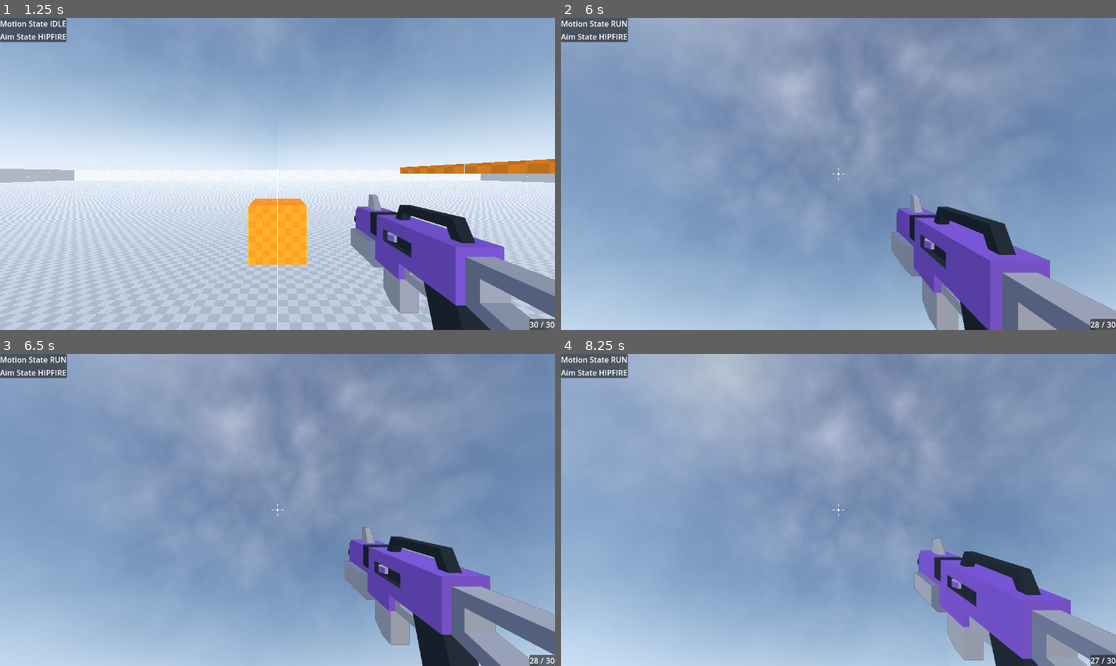
Above: before the commit, frames 1-4 (two rows, left to right).
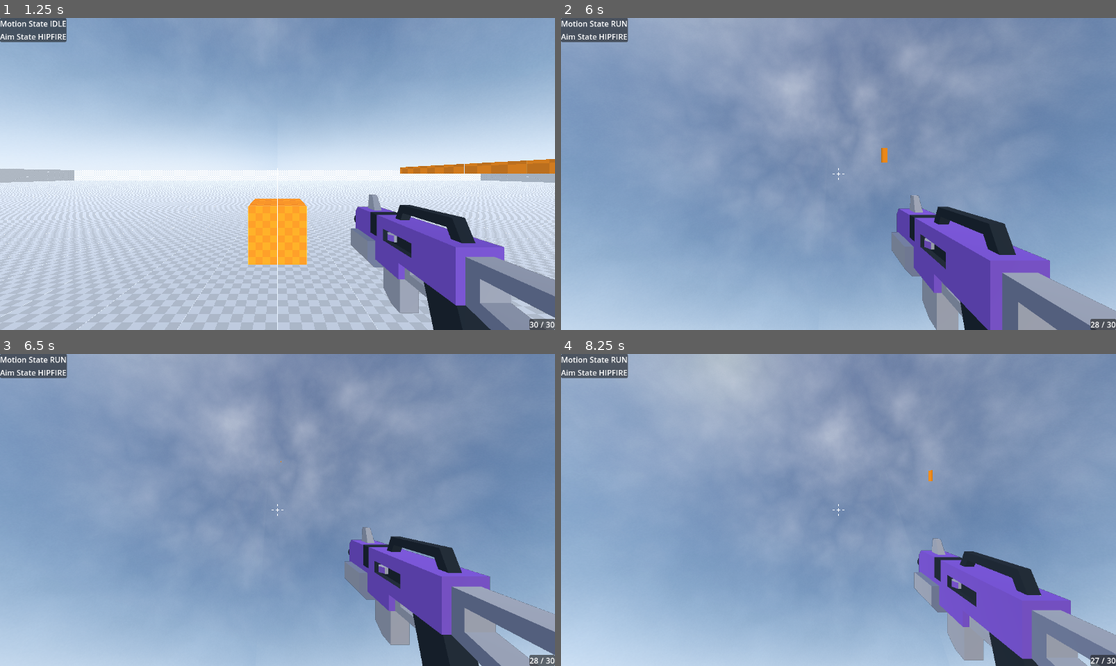
Above: after the commit, the same moments.

Repository: Emaleth/Anathema_old
Game: Godot game, scene res://source/main_menu/main_menu.tscn
Same seed, same stepped clock (60 frames per second), same inputs: the game is played once before the commit and once after it.
Inputs (mouse positions are in pixels of both pictures, inside the frame that each line leads up to):
- Up to frame 1 (1.25 s): click "Play" at 0.5 s
- Up to frame 2 (6 s): move the mouse to (866, 174) at 1.27 s; hold C (crouch) 1.28-2.03 s; hold W (move_forward) from 1.28 s (still down); click (866, 174) at 1.42 s; tap Space (jump) at 1.52, 2.27, 3.77, 4.52, 5.27 s; move the mouse to (810, 174) at 2.02 s; click (810, 174) at 2.1 s; move the mouse to (849, 167) at 2.77 s; right-click (849, 167) at 2.85 s; move the mouse to (832, 180) at 3.52 s; tap Shift (sprint) at 3.6 s; click (832, 180) at 3.67 s; move the mouse to (877, 177) at 4.27 s; hold C (crouch) 4.28-5.03 s; tap R (reload) at 4.9 s; move the mouse to (794, 170) at 5.02 s; click (794, 170) at 5.1 s; move the mouse to (844, 174) at 5.77 s; right-click (844, 174) at 5.85 s; click (844, 174) at 5.92 s
- Up to frame 3 (6.5 s): keep holding W (move_forward)
- Up to frame 4 (8.25 s): move the mouse to (816, 503) at 6.52 s; release W (move_forward) at 6.53 s; hold D (move_right) 6.53-7.28 s; tap Shift (sprint) at 6.6 s; tap Space (jump) at 6.77, 7.52 s; move the mouse to (866, 510) at 7.27 s; hold C (crouch) 7.28-8.03 s; hold W (move_forward) from 7.28 s (still down); move the mouse to (810, 510) at 8.02 s; click (810, 510) at 8.1 s

Frame 1 is identical in both runs. In frame 2, less than 0.1% of the frame differs, in the area x 57-59%, y 41-47%; in frame 3, less than 0.1%; in frame 4, less than 0.1%.
Error before the commit: Invalid call. Nonexistent function 'transposed' in base 'Transform3D'. (res://source/managers/bullet_manager.gd:44)

Commit message:
Changes to be committed: 	new file:   assets/models/bullets/untitled.mtl 	new file:   assets/models/bullets/untitled.obj 	new file:   assets/models/bullets/untitled.obj.import 	modified:   source/managers/bullet_manager.gd

Diff:
--- a/source/managers/bullet_manager.gd
+++ b/source/managers/bullet_manager.gd
@@ -2,10 +2,10 @@
 
 var bullet_index : Dictionary = {
 	"default" : {
-		"speed" : 100,
+		"speed" : 1, # 800 is avarage
 		"container" : {},
 		"multimesh" : null,
-		"mesh" : null
+		"mesh" : preload("res://assets/models/bullets/untitled.obj")
  	}
 }
 
@@ -18,11 +18,15 @@
 	for type in bullet_index:
 		var multi_mesh_instance = MultiMeshInstance3D.new()
 		multi_mesh_instance.multimesh = MultiMesh.new()
+		multi_mesh_instance.multimesh.transform_format = MultiMesh.TRANSFORM_3D
+		multi_mesh_instance.multimesh.mesh = bullet_index[type]["mesh"]
 		bullet_index[type]["multimesh"] = multi_mesh_instance
+		add_child(multi_mesh_instance)
 
 
-func _physics_process(delta: float) -> void:
-	process_bullets(delta)
+func _physics_process(_delta: float) -> void:
+	process_bullet_ray()
+	process_bullet_multimesh()
 
 
 func create_bullet(shooter : CharacterBody3D, initial_transform : Transform3D, bullet_id : String = "default") -> void:
@@ -32,16 +36,13 @@
 		"transform" : initial_transform,
 		"owner" : shooter
 	}
-#	print(bullet_index[bullet_id]["container"].size())
 
 
-func process_bullets(delta) -> void:
+func process_bullet_ray() -> void:
 	for type in bullet_index:
-		bullet_index[type]["multimesh"].multimesh.instance_count = bullet_index[type]["container"].size()
 		for uid in bullet_index[type]["container"]:
 			var current_transform : Transform3D = bullet_index[type]["container"][uid]["transform"]
-#			var next_transform = Transform3D(bullet_index[type]["container"][uid]["transform"].basis, bullet_index[type]["container"][uid]["transform"].origin + (Vector3.FORWARD * bullet_index[type]["container"][uid]["transform"].basis.inverse() * (Time.get_unix_time_from_system() - bullet_index[type]["container"][uid]["time"]) * bullet_index[type]["speed"]))
-			var next_transform = bullet_index[type]["container"][uid]["transform"].transposed(
+			var next_transform = bullet_index[type]["container"][uid]["transform"].translated(
 					Vector3.FORWARD
 					 * bullet_index[type]["container"][uid]["transform"].basis.inverse()
 					 * (Time.get_unix_time_from_system() - bullet_index[type]["container"][uid]["time"])
@@ -57,12 +58,16 @@
 				var result = space_state.intersect_ray(query)
 				if result:
 					destroy_bullet(type, uid, result.position, result.collider)
-#		for i in bullet_index[type]["container"].size():
-#			bullet_index[type]["multimesh"].multimesh
 
 
-func destroy_bullet(bullet_id, bullet_uid, _impact_position, impacted_node):
+func process_bullet_multimesh() -> void:
+	for type in bullet_index:
+		var index := 0
+		bullet_index[type]["multimesh"].multimesh.instance_count = bullet_index[type]["container"].size()
+		for i in bullet_index[type]["container"]:
+			bullet_index[type]["multimesh"].multimesh.set_instance_transform(index, bullet_index[type]["container"][i]["transform"])
+			index += 1
+
+
+func destroy_bullet(bullet_id, bullet_uid, _impact_position, _impacted_node):
 	bullet_index[bullet_id]["container"].erase(bullet_uid)
-#	print(bullet_uid)
-	print(impacted_node)
-#	if impacted_node: impacted_node.queue_free()
Not shown, added: assets/models/bullets/untitled.mtl
Not shown, added: assets/models/bullets/untitled.obj
Not shown, added: assets/models/bullets/untitled.obj.import
